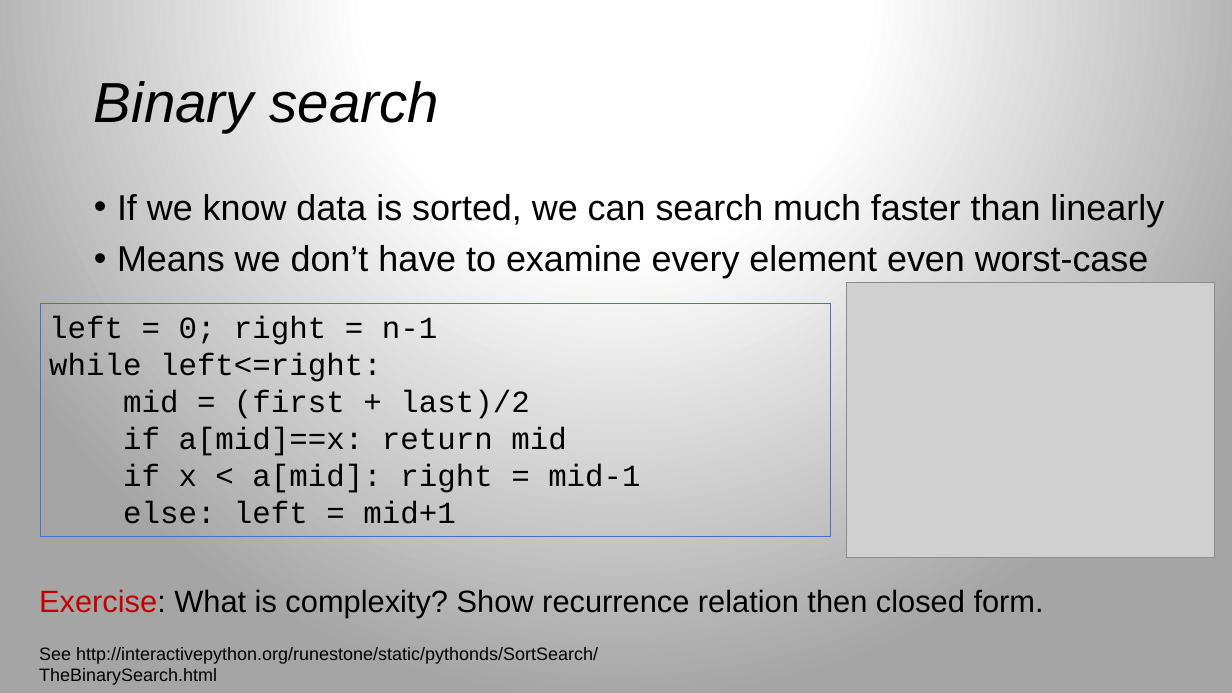
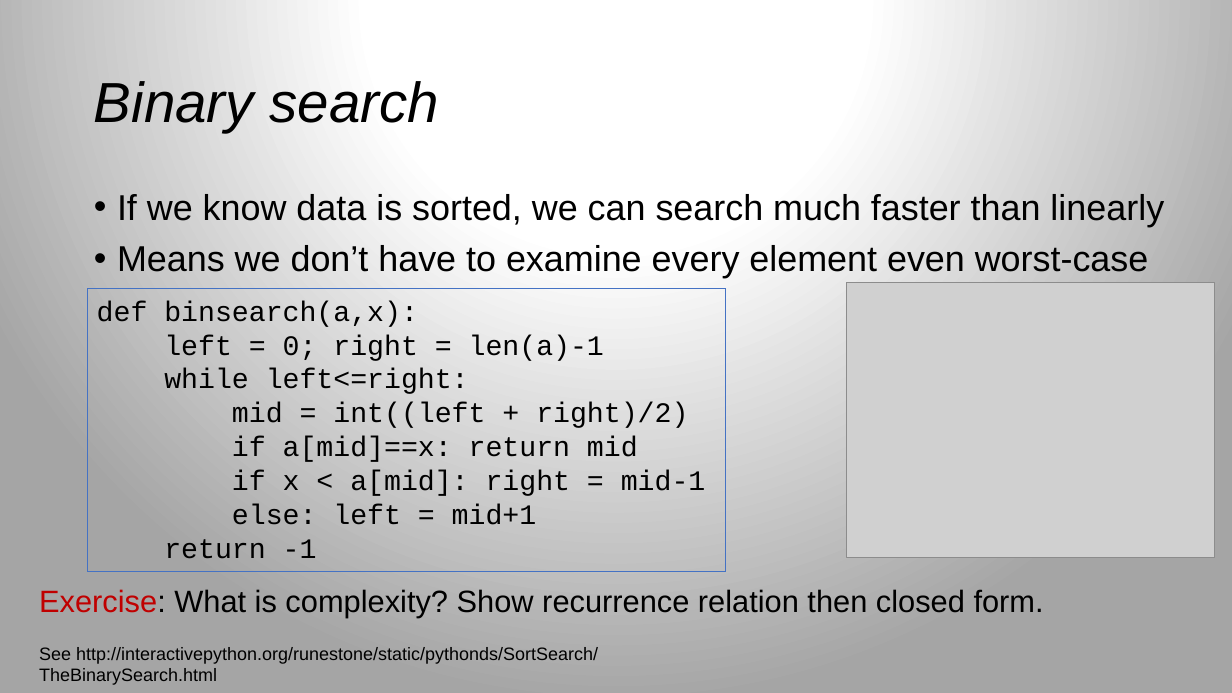
Before and after one commit to parrt/msds689, a slide deck: slide 26 of notes/complexity.pptx. Drawn at 1232x693 pixels with LibreOffice and Linux fonts; fonts in the diff are those of the drawing; grey boxes stand for pictures; background and template pictures are left out. Boxes give left, top, right and bottom in pixels: in the first picture for what was removed or moved away, otherwise in the second. Text is boxed around its words. In the diff, an @@ line names an element or a change of style, - is before the commit and + after.

```diff
--- a/notes/complexity.pptx
+++ b/notes/complexity.pptx
@@ rectangle "def binsearch(a,x):" resized from (x1=40, y1=303, x2=831, y2=536) to (x1=88, y1=288, x2=726, y2=571) @@
@@ text in rectangle at (x1=97, y1=301, x2=604, y2=361): text changed; size 24 to 22 pt @@
-left = 0; right = n-1
+def binsearch(a,x):
+left = 0; right = len(a)-1
@@ text in rectangle at (x1=164, y1=368, x2=706, y2=525): size 24 to 22 pt in "while left<=right:", "if a[mid]==x: return mid", "if x < a[mid]: right = mid-1", "else: left = mid+1" @@
@@ text in rectangle at (x1=232, y1=402, x2=688, y2=428): text changed; size 24 to 22 pt @@
-mid = (first + last)/2
+mid = int((left + right)/2)
@@ text in rectangle at (x1=164, y1=539, x2=317, y2=559): paragraph added @@
+return -1
```
Also in this commit, not shown: 3 other slides changed, 1 slide added, 7 other files.
